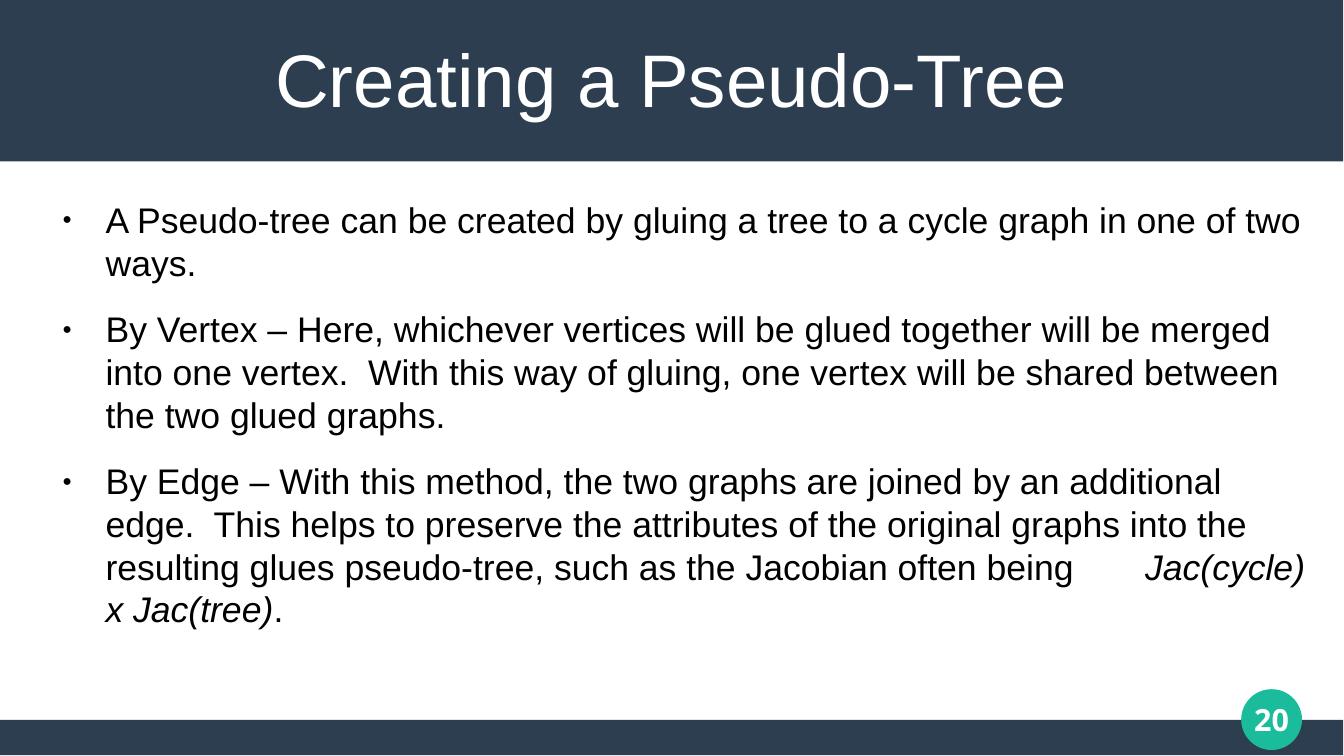
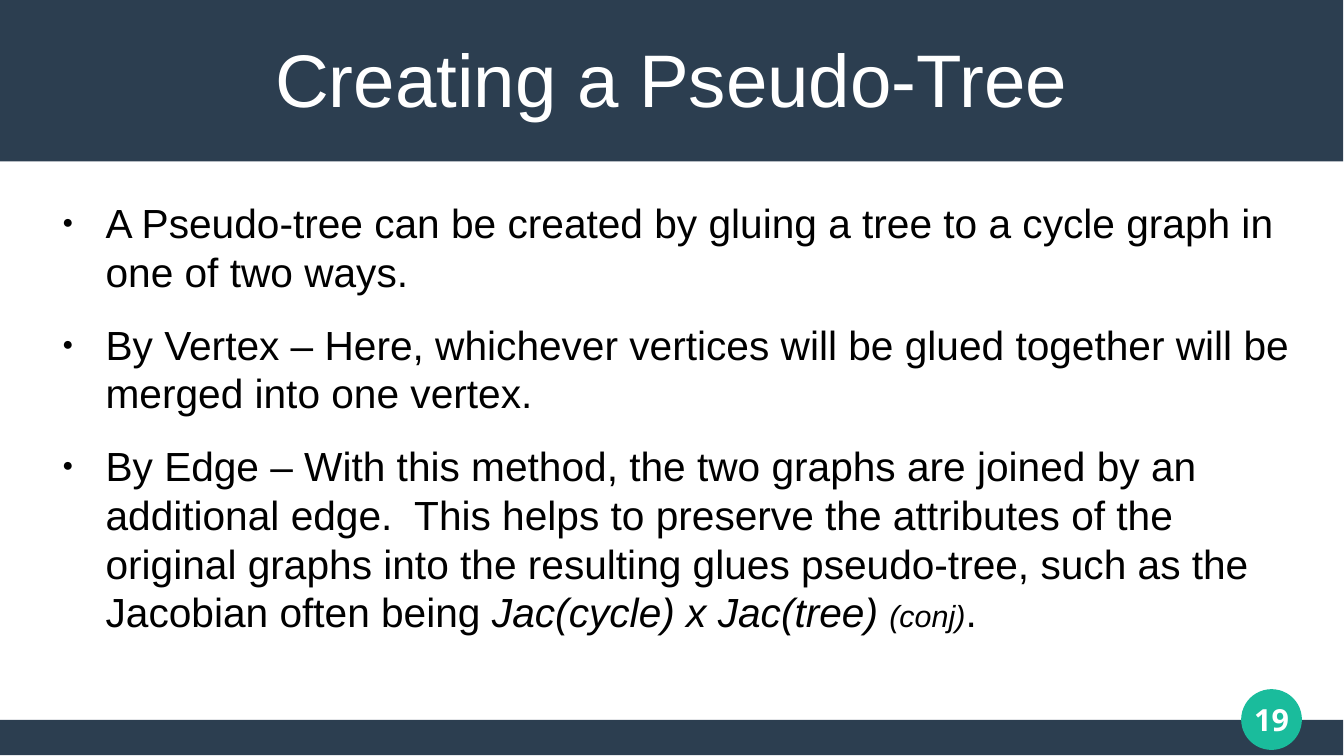
Before and after one commit to matthew-pisano/ChipFiring, a slide deck: slide 19 of Docs/JMMPresentationStripped.pptx (slide 20 before the commit). Drawn at 1344x756 pixels with LibreOffice and Linux fonts; fonts in the diff are those of the drawing. Boxes give left, top, right and bottom in pixels: in the first picture for what was removed or moved away, otherwise in the second. Text is boxed around its words. In the diff, an @@ line names an element or a change of style, - is before the commit and + after.

```diff
--- a/Docs/JMMPresentationStripped.pptx
+++ b/Docs/JMMPresentationStripped.pptx
@@ text at (106, 208, 1273, 295): size 21 to 24 pt in "A Pseudo-tree can be created by gluing ..." @@
@@ text at (106, 330, 1289, 635): text changed; size 21 to 24 pt @@
-● By Vertex – Here, whichever vertices will be glued together will be merged into one vertex. With this way of gluing, one vertex will be shared between the two glued graphs.
-● By Edge – With this method, the two graphs are joined by an additional edge. This helps to preserve the attributes of the original graphs into the resulting glues pseudo-tree, such as the Jacobian often being Jac(cycle) x Jac(tree).
+● By Vertex – Here, whichever vertices will be glued together will be merged into one vertex.
+● By Edge – With this method, the two graphs are joined by an additional edge. This helps to preserve the attributes of the original graphs into the resulting glues pseudo-tree, such as the Jacobian often being Jac(cycle) x Jac(tree) (conj).
@@ page number at (1254, 709, 1289, 732): text changed @@
-20
+19
```
Also in this commit, not shown: 11 other slides changed, 1 slide removed, 18 other files.
